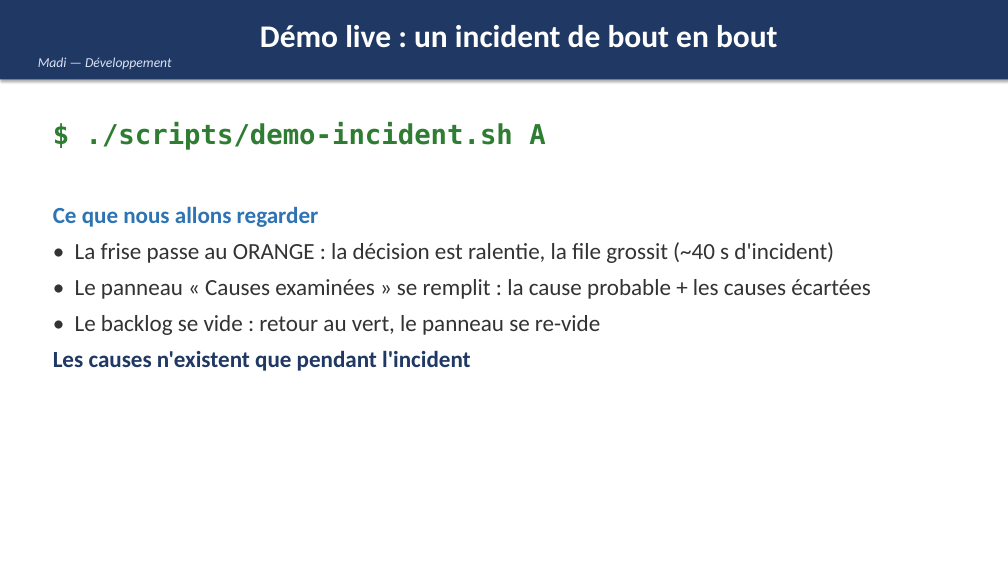
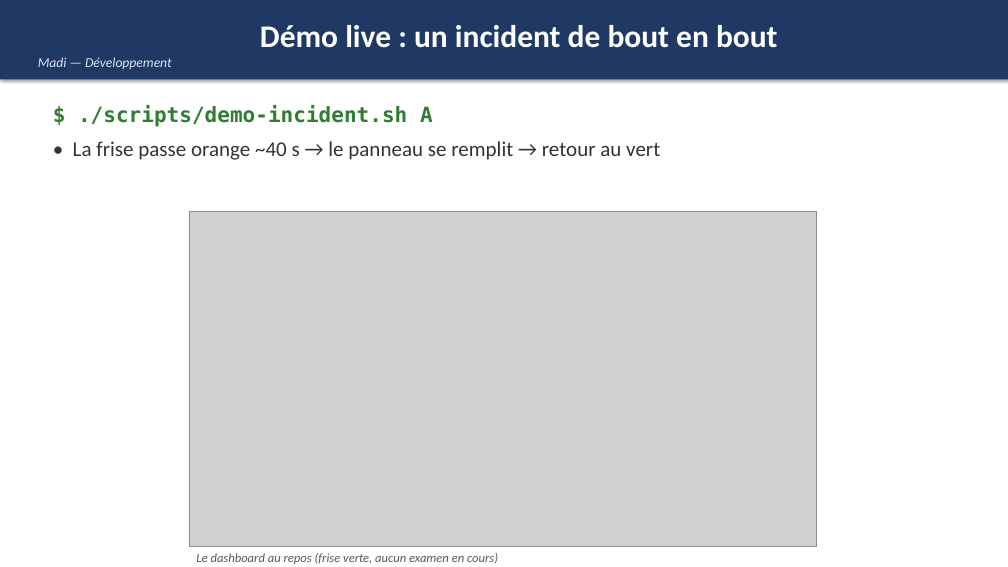
Before and after one commit to TomPERRIN/ISIMA-TP-kafka-2026-observabilite-diagnostique-incidents, a slide deck: slide 8 of travail/soutenance-sae5.pptx. Drawn at 1008x567 pixels with LibreOffice and Linux fonts; fonts in the diff are those of the drawing; grey boxes stand for pictures. Boxes give left, top, right and bottom in pixels: in the first picture for what was removed or moved away, otherwise in the second. Text is boxed around its words. In the diff, an @@ line names an element or a change of style, - is before the commit and + after.

Commit message:
Soutenance : deck allégé (texte réduit) et illustré — arbre de risques, pipeline, architecture, captures dashboard saine et en incident

```diff
--- a/travail/soutenance-sae5.pptx
+++ b/travail/soutenance-sae5.pptx
@@ text "$ ./scripts/demo-incident.sh A": place and size @@
-text "$ ./scripts/demo-incident.sh A" at bbox=[86, 122, 545, 150]
+text "$ ./scripts/demo-incident.sh A" at bbox=[73, 105, 660, 160]
@@ text at bbox=[78, 105, 433, 127]: size 26 to 20 pt in "$ ./scripts/demo-incident.sh A"; more space between paragraphs @@
@@ text at bbox=[73, 141, 660, 160]: paragraph added @@
+• La frise passe orange ~40 s → le panneau se remplit → retour au vert
@@ text removed at bbox=[53, 206, 871, 371] @@
-Ce que nous allons regarder
-• La frise passe au ORANGE : la décision est ralentie, la file grossit (~40 s d'incident)
-• Le panneau « Causes examinées » se remplit : la cause probable + les causes écartées
-• Le backlog se vide : retour au vert, le panneau se re-vide
-Les causes n'existent que pendant l'incident
@@ picture added at bbox=[189, 212, 817, 547] @@
@@ text added at bbox=[196, 553, 498, 564], 12 pt, text #595959, italic @@
+Le dashboard au repos (frise verte, aucun examen en cours)
```
Also in this commit, not shown: 9 other slides changed.
